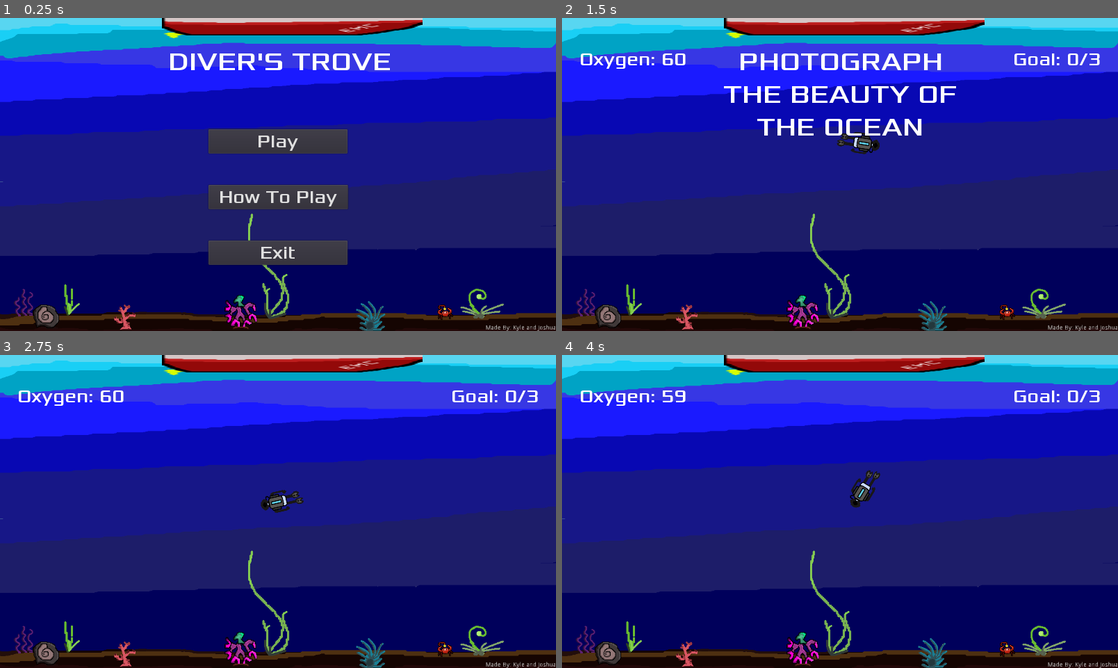
Above: before the commit, frames 1-4 (two rows, left to right).
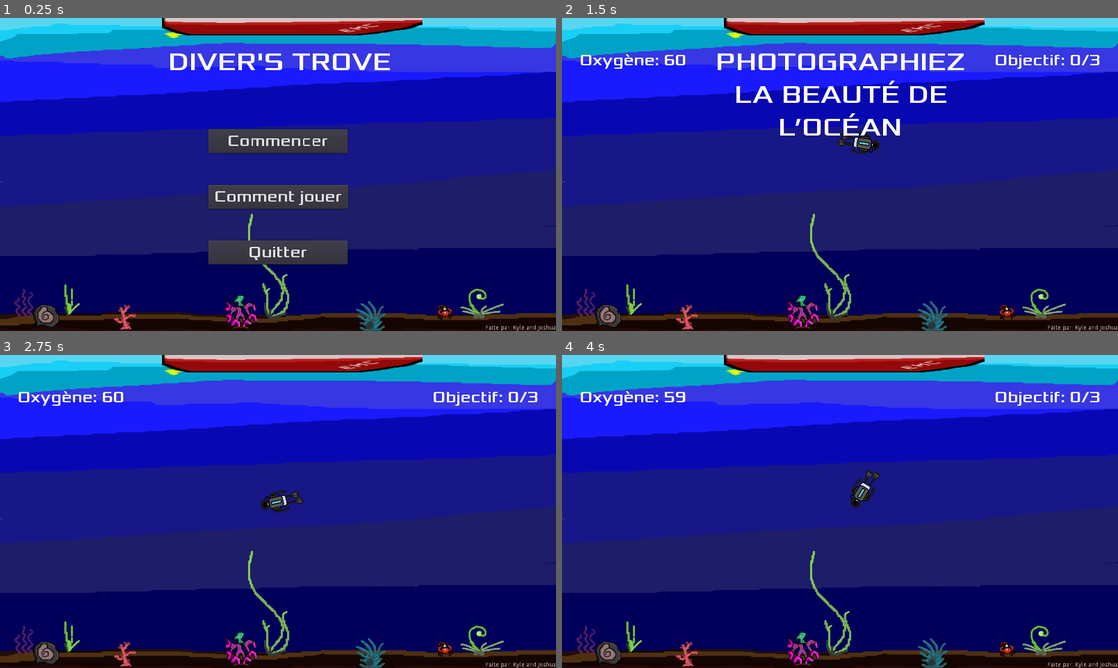
Above: after the commit, the same moments.

Repository: AlgionSan/GJ-Demo-2.0
Game: Godot game, scene res://scenes/Main.tscn
Two runs of this game, one before a commit and one after it. Both use one fixed random seed, a clock stepped at 60 frames per second and the inputs below.
Inputs (mouse positions are in pixels of both pictures, inside the frame that each line leads up to):
- Up to frame 1 (0.25 s): no input
- Up to frame 2 (1.5 s): click "Play" (after the commit: "Commencer") at 0.5 s; move the mouse to (962, 158) at 1.27 s; tap E (interact) at 1.35 s
- Up to frame 3 (2.75 s): move the mouse to (166, 527) at 2.02 s; tap E (interact) at 2.1 s
- Up to frame 4 (4 s): move the mouse to (895, 442) at 2.77 s; tap E (interact) at 2.85, 3.6 s; move the mouse to (812, 574) at 3.52 s

The runs differ from the first frame. In frame 1, 1.1% of the frame differs, in the area x 37-92%, y 37-100%; in frame 2, 4.1%, in the area x 3-97%, y 11-100%; in frame 3, 0.7%; in frame 4, 0.7%.

Commit message:
ALL French Translated
this is a french build ... mainly translated most stuff into french

Diff:
--- a/project.godot
+++ b/project.godot
@@ -47,6 +47,10 @@
 
 2d_physics/layer_2="interactions"
 
+[locale]
+
+locale_filter=[ 0, [  ] ]
+
 [mono]
 
 project/assembly_name="Gj Demo 2 . 0"
--- a/scenes/HUD.tscn
+++ b/scenes/HUD.tscn
@@ -4,7 +4,7 @@
 [ext_resource path="res://scripts/HUD.gd" type="Script" id=2]
 
 [sub_resource type="DynamicFont" id=1]
-size = 40
+size = 38
 font_data = ExtResource( 1 )
 
 [sub_resource type="DynamicFont" id=2]
@@ -22,7 +22,7 @@
 margin_right = -40.0
 margin_bottom = 128.0
 custom_fonts/font = SubResource( 1 )
-text = "Goal: 0/3"
+text = "Objectif: 0/3"
 align = 2
 valign = 1
 autowrap = true
@@ -33,7 +33,7 @@
 margin_right = 640.0
 margin_bottom = 128.0
 custom_fonts/font = SubResource( 1 )
-text = "Oxygen: 0"
+text = "Oxygène: 0"
 valign = 1
 autowrap = true
 
@@ -63,7 +63,7 @@
 margin_right = 160.0
 margin_bottom = -49.0
 custom_fonts/font = SubResource( 1 )
-text = "Play"
+text = "Commencer"
 
 [node name="ExitButton" type="Button" parent="."]
 anchor_left = 0.5
@@ -75,7 +75,7 @@
 margin_right = 160.0
 margin_bottom = 207.0
 custom_fonts/font = SubResource( 1 )
-text = "Exit"
+text = "Quitter"
 
 [node name="HowToPlayButton" type="Button" parent="."]
 anchor_left = 0.5
@@ -84,10 +84,10 @@
 anchor_bottom = 1.0
 margin_left = -160.0
 margin_top = -336.0
-margin_right = 161.0
+margin_right = 162.0
 margin_bottom = -281.0
 custom_fonts/font = SubResource( 1 )
-text = "How To Play"
+text = "Comment jouer"
 
 [node name="MessageTimer" type="Timer" parent="."]
 wait_time = 2.0
@@ -100,7 +100,7 @@
 anchor_bottom = 1.0
 margin_left = -162.0
 margin_top = -14.0
-text = "Made By: Kyle and Joshua"
+text = "Faite par: Kyle and Joshua"
 
 [connection signal="pressed" from="StartButton" to="." method="_on_StartButton_pressed"]
 [connection signal="pressed" from="ExitButton" to="." method="_on_ExitButton_pressed"]
--- a/scenes/HowToPlay.tscn
+++ b/scenes/HowToPlay.tscn
@@ -2,9 +2,9 @@
 
 [ext_resource path="res://font/xolonium-regular.ttf" type="DynamicFontData" id=1]
 [ext_resource path="res://scripts/HowToPlay.gd" type="Script" id=2]
-[ext_resource path="res://arts/HowToPlay/avoid_tutorial_englishpng.png" type="Texture" id=3]
-[ext_resource path="res://arts/HowToPlay/diver-tutorial-english.png" type="Texture" id=4]
-[ext_resource path="res://arts/HowToPlay/goal_english_tutorialt.png" type="Texture" id=5]
+[ext_resource path="res://arts/HowToPlay/avoid_tutorial_french.png" type="Texture" id=3]
+[ext_resource path="res://arts/HowToPlay/goal_french_tutorialt.png" type="Texture" id=4]
+[ext_resource path="res://arts/HowToPlay/diver-tutorial-french.png" type="Texture" id=5]
 
 [sub_resource type="DynamicFont" id=1]
 size = 30
@@ -36,7 +36,7 @@
 margin_top = -192.0
 margin_right = 96.0
 margin_bottom = 8.0
-texture = ExtResource( 4 )
+texture = ExtResource( 5 )
 
 [node name="TextureRect2" type="TextureRect" parent="ColorRect"]
 anchor_left = 0.5
@@ -58,7 +58,7 @@
 margin_top = -192.0
 margin_right = -136.0
 margin_bottom = 8.0
-texture = ExtResource( 5 )
+texture = ExtResource( 4 )
 stretch_mode = 1
 
 [node name="HowToPlay_Label" type="Label" parent="."]
@@ -71,7 +71,7 @@
 margin_right = 320.0
 margin_bottom = -232.0
 custom_fonts/font = SubResource( 1 )
-text = "How To Play"
+text = "Comment jouer"
 align = 1
 
 [node name="Instructions" type="Label" parent="."]
@@ -84,9 +84,9 @@
 margin_right = 320.0
 margin_bottom = 106.0
 custom_fonts/font = SubResource( 3 )
-text = "INSTRUCTIONS:
-DIVE AND DISCOVER THE BEAUTY OF THE OCEAN.
-RETURN TO SHIP BEFORE OXYGEN RUNS OUT."
+text = "LES DIRECTIVES:
+PLONGEZ ET DÉCOUVREZ LA BEAUTÉ DE L'OCÉAN.
+RETOURNER AU NAVIRE AVANT QUE L'OXYGÈNE SOIT ÉPUISÉ."
 valign = 3
 
 [node name="Return_Button" type="Button" parent="."]
@@ -99,6 +99,6 @@
 margin_right = 160.0
 margin_bottom = -152.0
 custom_fonts/font = SubResource( 2 )
-text = "RETURN"
+text = "RETOUR"
 
 [connection signal="button_down" from="Return_Button" to="." method="_on_Return_Button_button_down"]
--- a/scenes/Main.tscn
+++ b/scenes/Main.tscn
@@ -54,7 +54,7 @@
 
 [node name="Interactable" parent="." instance=ExtResource( 4 )]
 position = Vector2( 1024, 677 )
-interact_label = "Press 'E' To Photograph"
+interact_label = "Appuyez sur 'E' pour photographier"
 interact_type = "photograph_goal"
 interact_value = "You Found A Crab Lantern!"
 
@@ -65,7 +65,7 @@
 
 [node name="Interactable2" parent="." instance=ExtResource( 4 )]
 position = Vector2( 106, 689 )
-interact_label = "Press 'E' To Photograph"
+interact_label = "Appuyez sur 'E' pour photographier"
 interact_type = "photograph_goal"
 interact_value = "You Found Glowing Corals"
 
@@ -75,7 +75,7 @@
 
 [node name="Interactable3" parent="." instance=ExtResource( 4 )]
 position = Vector2( 555, 677 )
-interact_label = "Press 'E' To Photograph"
+interact_label = "Appuyez sur 'E' pour photographier"
 interact_type = "photograph_goal"
 interact_value = "You Found A Fossil!"
 
@@ -86,7 +86,7 @@
 [node name="Interactable4" parent="." instance=ExtResource( 4 )]
 position = Vector2( 640, 40 )
 scale = Vector2( 6, 1 )
-interact_label = "Press 'E\" Return To Ship"
+interact_label = "Appuyez sur 'E'  Retour à l'expédition"
 interact_type = "return_to_ship"
 interact_value = "You Return To Ship"
 
--- a/scenes/Player.tscn
+++ b/scenes/Player.tscn
@@ -49,7 +49,8 @@
 margin_right = 75.5
 margin_bottom = -35.0
 custom_fonts/font = SubResource( 3 )
-text = "Press 'E' To Photograph"
+text = "Appuyez sur 'E' pour photographier
+"
 align = 1
 valign = 1
 autowrap = true
--- a/scripts/HUD.gd
+++ b/scripts/HUD.gd
@@ -7,10 +7,10 @@
 	hide_hud()
 
 func update_goal(cur_goal):
-	$GoalLabel.text = "Goal: " + str(cur_goal) + "/" + str(3)
+	$GoalLabel.text = "Objectif: " + str(cur_goal) + "/" + str(3)
 
 func update_time(time):
-	$TimeLabel.text = "Oxygen: " + str(int(time))
+	$TimeLabel.text = "Oxygène: " + str(int(time))
 
 
 func show_message(text):
@@ -20,7 +20,7 @@
 
 
 func show_game_over():
-	show_message("Game Over")
+	show_message("Jeu terminé")
 	yield($MessageTimer, "timeout")
 	$MessageLabel.text = "Diver's Trove"
 	$MessageLabel.show()
@@ -30,7 +30,7 @@
 	$ExitButton.show()
 
 func show_game_win():
-	show_message("You Won")
+	show_message("Vous gagnez!")
 	yield($MessageTimer, "timeout")
 	$MessageLabel.text = "Diver's Trove"
 	$MessageLabel.show()
--- a/scripts/Main.gd
+++ b/scripts/Main.gd
@@ -27,7 +27,7 @@
 	$Music.play()
 	$StartTimer.start()
 
-	$HUD.show_message("Photograph The Beauty Of The Ocean")
+	$HUD.show_message("Photographiez la beauté de l’océan")
 	yield($StartTimer, "timeout")
 	game_running= true
 	#spawn mobs after timeout
--- a/scripts/Player.gd
+++ b/scripts/Player.gd
@@ -101,7 +101,7 @@
 func handle_photograph_goal(cur_interaction):
 	if cur_interaction.interact_value in photographed_objects:
 		print("You've already photographed this object!")
-		player_label.text = "You've already photographed this object!"
+		player_label.text = "Vous avez déjà photographié cet objet!"
 	else:
 		photograph_marine_life()
 		photographed_objects.append(cur_interaction.interact_value)
